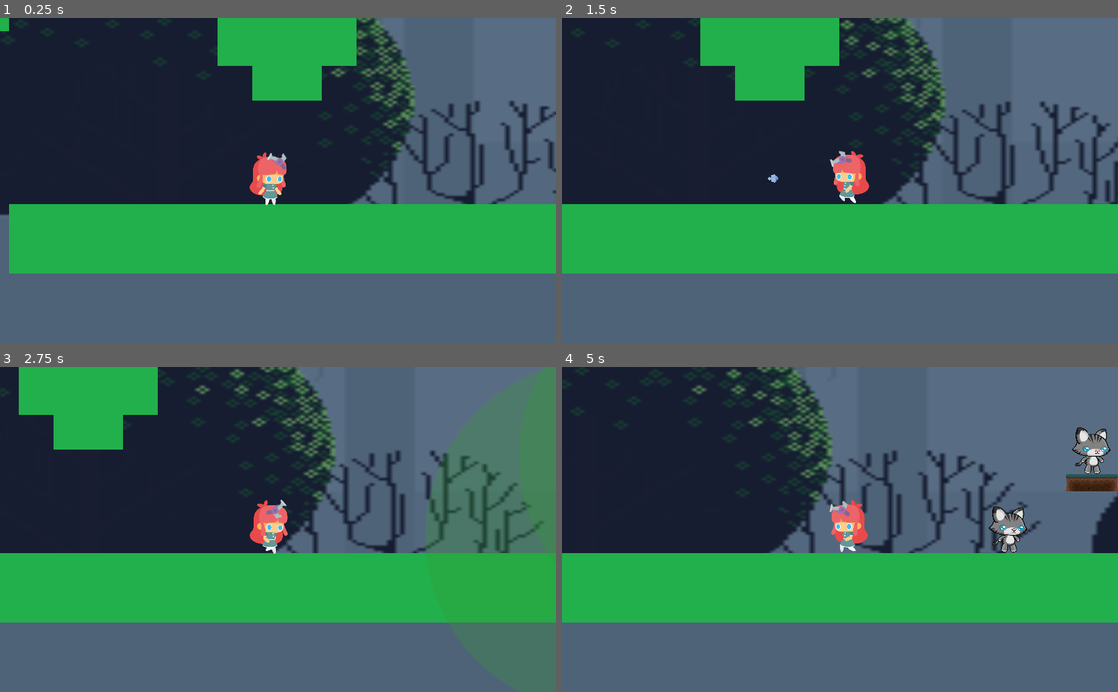
Above: before the commit, frames 1-4 (two rows, left to right).
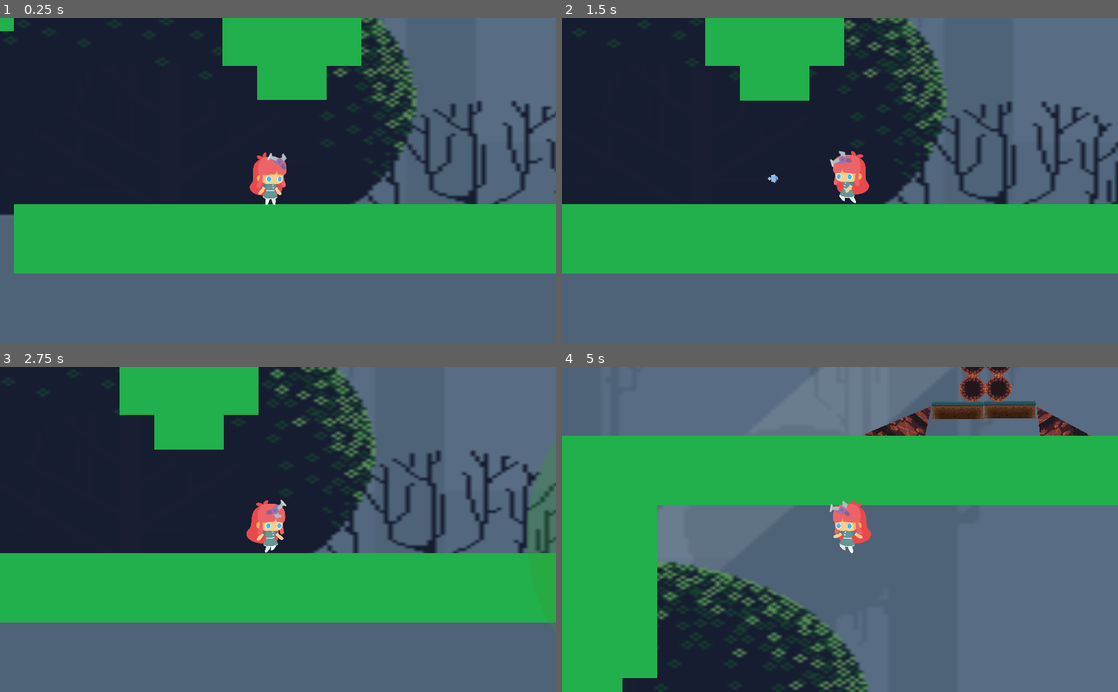
Above: after the commit, the same moments.

Repository: germangrecoventura/entregas-ipv-greco-ventura-german
Game: Godot game, scene res://Main.tscn
Two runs of this game, one before a commit and one after it. Both use one fixed random seed, a clock stepped at 60 frames per second and the inputs below.
Inputs (mouse positions are in pixels of both pictures, inside the frame that each line leads up to):
- Up to frame 1 (0.25 s): no input
- Up to frame 2 (1.5 s): tap Enter at 0.5 s; move the mouse to (962, 164) at 0.52 s; hold D (move_right) 0.53-1.28 s; hold Shift (dash) 0.53-1.28 s; tap Space (jump) at 0.77 s; move the mouse to (728, 196) at 1.27 s; hold A (move_left) from 1.28 s (still down); click (728, 196) at 1.35 s
- Up to frame 3 (2.75 s): tap Space (jump) at 1.52 s; move the mouse to (333, 458) at 2.02 s; release A (move_left) at 2.03 s; hold D (move_right) from 2.03 s (still down); hold T (show_detection_area_turret) from 2.03 s (still down)
- Up to frame 4 (5 s): move the mouse to (812, 594) at 2.77 s; release T (show_detection_area_turret) at 2.78 s; tap Shift (dash) at 2.85 s; tap Space (jump) at 3.02, 3.77, 4.52 s; move the mouse to (1006, 578) at 3.52 s; release D (move_right) at 3.53 s; hold A (move_left) from 3.53 s (still down); click (1006, 578) at 3.6 s; move the mouse to (673, 480) at 4.27 s; tap T (show_detection_area_turret) at 4.35 s

The runs differ from the first frame. In frame 1, 3.3% of the frame differs, in the area x 1-100%, y 0-79%; in frame 2, 1.7%; in frame 3, 21%; in frame 4, 72%, in the area x 0-100%, y 0-100%.

Commit message:
Arreglo transición

Diff:
--- a/con animacion muerte/entrega-5-greco-ventura-german/Main.tscn
+++ b/con animacion muerte/entrega-5-greco-ventura-german/Main.tscn
@@ -52,6 +52,7 @@
 
 [sub_resource type="Animation" id=5]
 length = 0.001
+loop = true
 tracks/0/type = "value"
 tracks/0/path = NodePath("Sprite:modulate")
 tracks/0/interp = 1
@@ -62,7 +63,7 @@
 "times": PoolRealArray( 0 ),
 "transitions": PoolRealArray( 1 ),
 "update": 0,
-"values": [ Color( 0, 0, 0, 0 ) ]
+"values": [ Color( 1, 0, 0, 0 ) ]
 }
 
 [sub_resource type="Animation" id=6]
@@ -91,7 +92,7 @@
 tile_data = PoolIntArray( -851967, 0, 0, -851966, 0, 0, -851965, 0, 0, -851964, 0, 0, -851963, 0, 0, -786432, 0, 0, -78 …(8544 unchanged characters)…
 
 [node name="Player" parent="Environment" instance=ExtResource( 1 )]
-position = Vector2( 687, 953 )
+position = Vector2( 678, 928 )
 max_health = 20
 
 [node name="Camera" type="Camera2D" parent="Environment/Player"]
@@ -246,16 +247,18 @@
 
 [node name="CanvasLayer" type="CanvasLayer" parent="."]
 
-[node name="Sprite" type="Sprite" parent="CanvasLayer"]
-visible = false
-modulate = Color( 0, 0, 0, 0 )
-scale = Vector2( 200, 20 )
-texture = ExtResource( 17 )
-centered = false
-
 [node name="AnimationPlayer" type="AnimationPlayer" parent="CanvasLayer"]
 anims/RESET = SubResource( 5 )
 anims/fade = SubResource( 6 )
+
+[node name="Sprite" type="Sprite" parent="CanvasLayer"]
+modulate = Color( 1, 0, 0, 0 )
+scale = Vector2( 200, 20 )
+texture = ExtResource( 17 )
+centered = false
+__meta__ = {
+"_editor_description_": ""
+}
 
 [node name="Label" type="Label" parent="CanvasLayer" groups=["ui"]]
 margin_left = 298.0
--- a/con animacion muerte/entrega-5-greco-ventura-german/enviroment/items/Trophy.gd
+++ b/con animacion muerte/entrega-5-greco-ventura-german/enviroment/items/Trophy.gd
@@ -1,5 +1,6 @@
 extends Area2D
 
+# warning-ignore:unused_argument
 func _on_Trophy_body_entered(body):
 	$"../../CanvasLayer/AnimationPlayer".play("fade")
 	get_tree().get_nodes_in_group("ui")[0].text = "You Win!"
